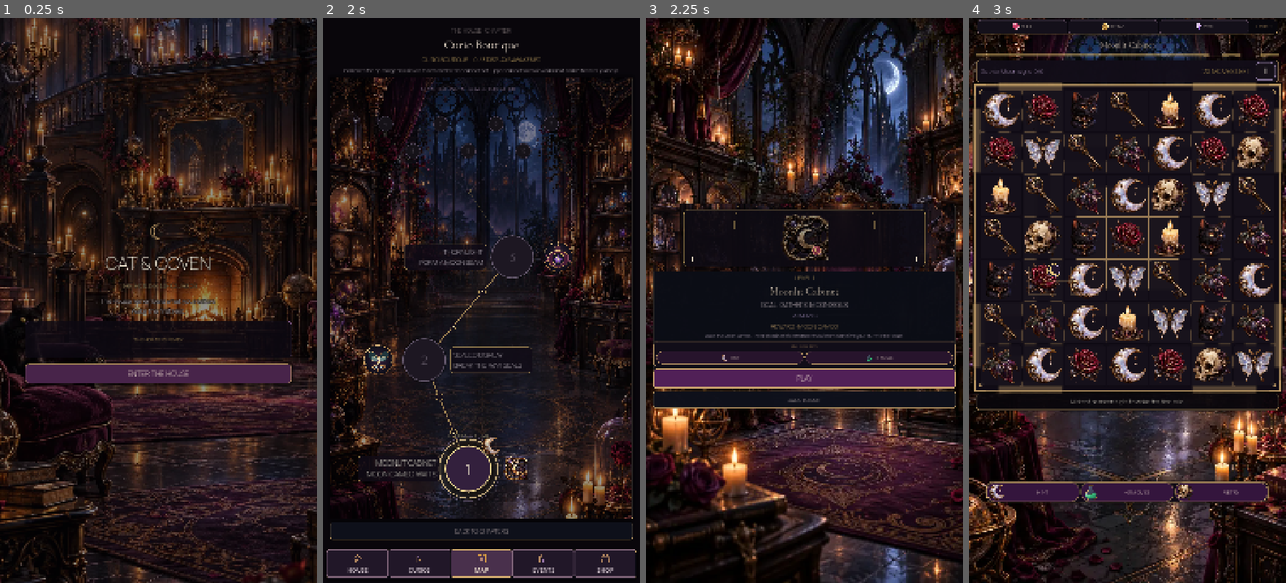
Above: before the commit, frames 1-4 (left to right).
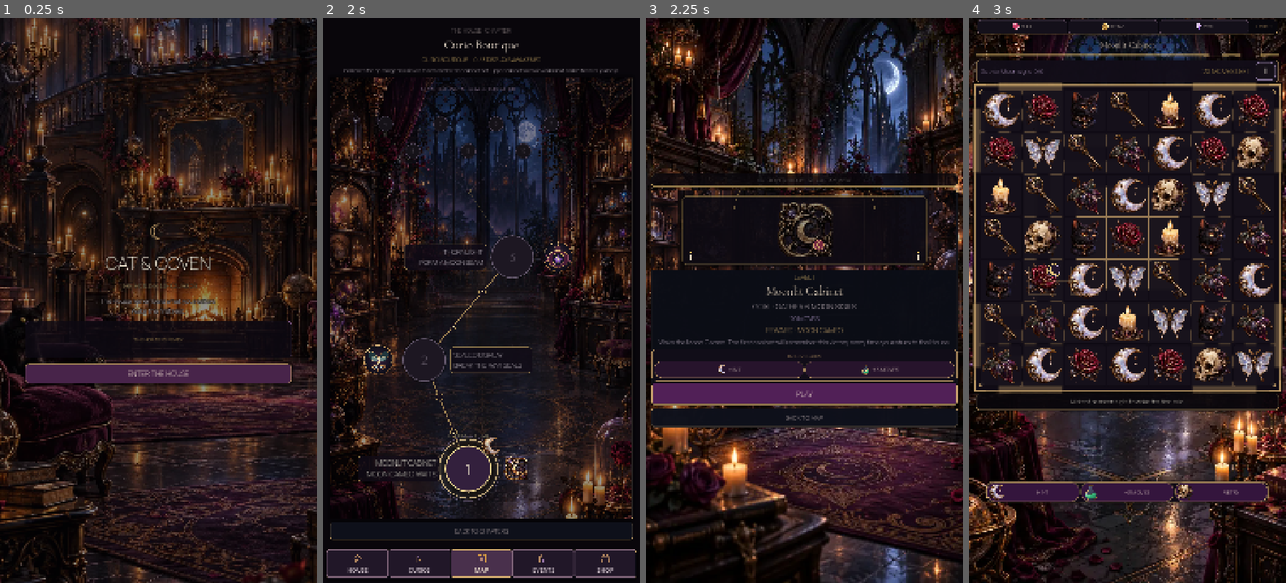
Above: after the commit, the same moments.

Repository: Jay-prodesign/akilta-match3
Game: Godot game, scene res://src/app/app_bootstrap.tscn
Two runs of this game, one before a commit and one after it. Both use one fixed random seed, a clock stepped at 60 frames per second and the inputs below.
Inputs:
- Up to frame 1 (0.25 s): no input
- Up to frame 2 (2 s): click "ENTER THE HOUSE" at 0.5 s; click "ENTER CURIO BOUTIQUE" at 1.25 s
- Up to frame 3 (2.25 s): click "1" at 2 s
- Up to frame 4 (3 s): click "PLAY" at 2.75 s

Frames 1-2 are identical in both runs. In frame 3, 17% of the frame differs, in the area x 1-100%, y 27-73%; in frame 4, nothing differs.

Commit message:
Prestart: verified production mobile readability
* Prestart: strengthen aid readability and production icon source

* Prestart: increase mobile hierarchy and action legibility

* Prestart: finish mobile aid readability

* Prestart: make context and consequence readable on mobile

* Prestart: anchor context header over authored world art

Diff:
--- a/src/ui/prestart/level_prestart.gd
+++ b/src/ui/prestart/level_prestart.gd
@@ -62,7 +62,7 @@
 		return
 	var panel := PanelContainer.new()
 	panel.name = "RitualAids"
-	panel.custom_minimum_size = Vector2(0, 86)
+	panel.custom_minimum_size = Vector2(0, 102)
 	var shell := StyleBoxFlat.new()
 	shell.bg_color = Color("#120D18", 0.94)
 	shell.border_color = Color("#D5AD70", 0.46)
@@ -70,8 +70,8 @@
 	shell.set_corner_radius_all(12)
 	shell.content_margin_left = 10
 	shell.content_margin_right = 10
-	shell.content_margin_top = 8
-	shell.content_margin_bottom = 8
+	shell.content_margin_top = 10
+	shell.content_margin_bottom = 10
 	panel.add_theme_stylebox_override("panel", shell)
 	var start_index := start_button.get_index()
 	content.add_child(panel)
@@ -84,18 +84,18 @@
 	heading.text = "IN-LEVEL AIDS"
 	heading.horizontal_alignment = HORIZONTAL_ALIGNMENT_CENTER
 	heading.add_theme_color_override("font_color", Color("#D5AD70"))
-	heading.add_theme_font_size_override("font_size", 14)
+	heading.add_theme_font_size_override("font_size", 18)
 	column.add_child(heading)
 	var row := HBoxContainer.new()
 	row.name = "AidRow"
 	row.add_theme_constant_override("separation", 6)
 	column.add_child(row)
 	for entry in [
-		{"label":"HINT", "art":"res://assets/pieces/moon_sigil.svg"},
+		{"label":"HINT", "art":"res://assets/pieces/moon_sigil.webp"},
 		{"label":"+3 MOVES", "art":"res://assets/pieces/potion.svg"}
 	]:
 		var chip := PanelContainer.new()
-		chip.custom_minimum_size = Vector2(0, 44)
+		chip.custom_minimum_size = Vector2(0, 56)
 		chip.size_flags_horizontal = Control.SIZE_EXPAND_FILL
 		var chip_style := StyleBoxFlat.new()
 		chip_style.bg_color = Color("#28142D", 0.96)
@@ -109,7 +109,7 @@
 		chip_row.add_theme_constant_override("separation", 4)
 		chip.add_child(chip_row)
 		var art := TextureRect.new()
-		art.custom_minimum_size = Vector2(30, 30)
+		art.custom_minimum_size = Vector2(36, 36)
 		art.texture = PieceAssetLoader.ornament(String(entry["art"]))
 		art.expand_mode = TextureRect.EXPAND_IGNORE_SIZE
 		art.stretch_mode = TextureRect.STRETCH_KEEP_ASPECT_CENTERED
@@ -118,7 +118,7 @@
 		var caption := Label.new()
 		caption.text = String(entry["label"])
 		caption.add_theme_color_override("font_color", Color("#F4E5D3"))
-		caption.add_theme_font_size_override("font_size", 14)
+		caption.add_theme_font_size_override("font_size", 20)
 		chip_row.add_child(caption)
 
 func _style_ritual_actions() -> void:
@@ -142,8 +142,8 @@
 		button.add_theme_stylebox_override("pressed", hover)
 		button.add_theme_color_override("font_color", ivory)
 		button.add_theme_color_override("font_hover_color", ivory)
-		button.add_theme_font_size_override("font_size", 24 if button == start_button else 19)
-		button.custom_minimum_size.y = maxf(button.custom_minimum_size.y, 58.0)
+		button.add_theme_font_size_override("font_size", 26 if button == start_button else 21)
+		button.custom_minimum_size.y = maxf(button.custom_minimum_size.y, 64.0)
 
 func configure_level(value: int, replay: bool = false) -> bool:
 	level_number = value
--- a/src/ui/prestart/level_prestart.tscn
+++ b/src/ui/prestart/level_prestart.tscn
@@ -16,10 +16,10 @@
 corner_radius_bottom_left = 16
 shadow_color = Color(0, 0, 0, 0.68)
 shadow_size = 18
-content_margin_left = 18.0
-content_margin_right = 18.0
-content_margin_top = 16.0
-content_margin_bottom = 16.0
+content_margin_left = 22.0
+content_margin_right = 22.0
+content_margin_top = 20.0
+content_margin_bottom = 20.0
 
 [sub_resource type="StyleBoxFlat" id="Start"]
 bg_color = Color(0.294, 0.102, 0.318, 0.98)
@@ -45,6 +45,22 @@
 corner_radius_bottom_right = 10
 corner_radius_bottom_left = 10
 
+[sub_resource type="StyleBoxFlat" id="EyebrowBand"]
+bg_color = Color(0.035, 0.025, 0.045, 0.82)
+border_width_left = 1
+border_width_top = 1
+border_width_right = 1
+border_width_bottom = 1
+border_color = Color(0.851, 0.71, 0.416, 0.42)
+corner_radius_top_left = 10
+corner_radius_top_right = 10
+corner_radius_bottom_right = 10
+corner_radius_bottom_left = 10
+content_margin_left = 14.0
+content_margin_right = 14.0
+content_margin_top = 6.0
+content_margin_bottom = 6.0
+
 [node name="LevelPrestart" type="Control"]
 layout_mode = 3
 anchors_preset = 15
@@ -68,20 +84,21 @@
 anchors_preset = 15
 anchor_right = 1.0
 anchor_bottom = 1.0
-offset_left = 24.0
+offset_left = 18.0
 offset_top = 18.0
-offset_right = -24.0
+offset_right = -18.0
 offset_bottom = -18.0
-theme_override_constants/separation = 10
+theme_override_constants/separation = 12
 alignment = 1
 
 [node name="Eyebrow" type="Label" parent="Layout"]
-custom_minimum_size = Vector2(0, 30)
+custom_minimum_size = Vector2(0, 44)
 layout_mode = 2
 theme_override_colors/font_color = Color(0.851, 0.71, 0.416, 1)
 theme_override_colors/font_outline_color = Color(0.02, 0.015, 0.025, 0.92)
-theme_override_constants/outline_size = 3
-theme_override_font_sizes/font_size = 16
+theme_override_constants/outline_size = 4
+theme_override_font_sizes/font_size = 20
+theme_override_styles/normal = SubResource("EyebrowBand")
 text = "CURIO BOUTIQUE · RITUAL PREVIEW"
 horizontal_alignment = 1
 vertical_alignment = 1
@@ -98,7 +115,7 @@
 alignment = 0
 
 [node name="RitualArt" type="Control" parent="Layout/Card/Content"]
-custom_minimum_size = Vector2(0, 228)
+custom_minimum_size = Vector2(0, 272)
 layout_mode = 2
 mouse_filter = 2
 clip_contents = true
@@ -109,7 +126,7 @@
 [node name="Level" type="Label" parent="Layout/Card/Content"]
 layout_mode = 2
 theme_override_colors/font_color = Color(0.851, 0.71, 0.416, 1)
-theme_override_font_sizes/font_size = 20
+theme_override_font_sizes/font_size = 22
 text = "LEVEL 1"
 horizontal_alignment = 1
 
@@ -118,51 +135,51 @@
 theme_override_colors/font_color = Color(0.988, 0.933, 0.831, 1)
 theme_override_colors/font_outline_color = Color(0.02, 0.015, 0.025, 0.96)
 theme_override_constants/outline_size = 5
-theme_override_font_sizes/font_size = 36
+theme_override_font_sizes/font_size = 40
 text = "Moonlit Cabinet"
 horizontal_alignment = 1
 
 [node name="Objective" type="Label" parent="Layout/Card/Content"]
 layout_mode = 2
 theme_override_colors/font_color = Color(0.89, 0.82, 0.84, 1)
-theme_override_font_sizes/font_size = 22
+theme_override_font_sizes/font_size = 26
 text = "GOAL · GATHER 6 MOON SIGILS"
 horizontal_alignment = 1
 
 [node name="Moves" type="Label" parent="Layout/Card/Content"]
 layout_mode = 2
 theme_override_colors/font_color = Color(0.749, 0.647, 0.847, 1)
-theme_override_font_sizes/font_size = 18
+theme_override_font_sizes/font_size = 22
 text = "20 MOVES"
 horizontal_alignment = 1
 
 [node name="Reward" type="Label" parent="Layout/Card/Content"]
 layout_mode = 2
 theme_override_colors/font_color = Color(0.902, 0.772, 0.502, 1)
-theme_override_font_sizes/font_size = 21
+theme_override_font_sizes/font_size = 24
 text = "REWARD · MOON CAMEO"
 horizontal_alignment = 1
 
 [node name="Note" type="Label" parent="Layout/Card/Content"]
 layout_mode = 2
 theme_override_colors/font_color = Color(0.72, 0.66, 0.73, 1)
-theme_override_font_sizes/font_size = 15
+theme_override_font_sizes/font_size = 22
 text = "Wake the Moon Cameo. The first cabinet will remember this victory."
 horizontal_alignment = 1
 autowrap_mode = 2
 
 [node name="Start" type="Button" parent="Layout/Card/Content"]
-custom_minimum_size = Vector2(0, 64)
+custom_minimum_size = Vector2(0, 72)
 layout_mode = 2
 theme_override_colors/font_color = Color(0.988, 0.933, 0.831, 1)
-theme_override_font_sizes/font_size = 24
+theme_override_font_sizes/font_size = 26
 theme_override_styles/normal = SubResource("Start")
 text = "PLAY"
 
 [node name="Back" type="Button" parent="Layout"]
-custom_minimum_size = Vector2(0, 50)
+custom_minimum_size = Vector2(0, 58)
 layout_mode = 2
 theme_override_colors/font_color = Color(0.945, 0.91, 0.866, 1)
-theme_override_font_sizes/font_size = 18
+theme_override_font_sizes/font_size = 20
 theme_override_styles/normal = SubResource("Back")
 text = "BACK TO HOUSE"
Not shown: 1 places in src/ui/prestart/level_prestart.tscn that only renumber resources
